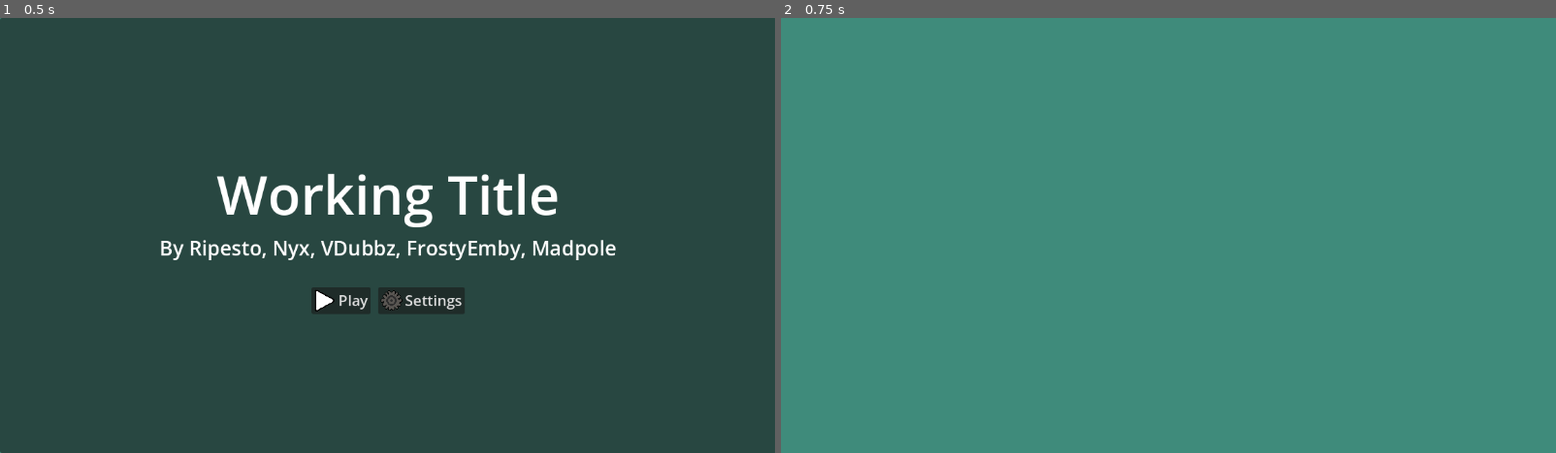
Above: before the commit, frames 1-2 (left to right).
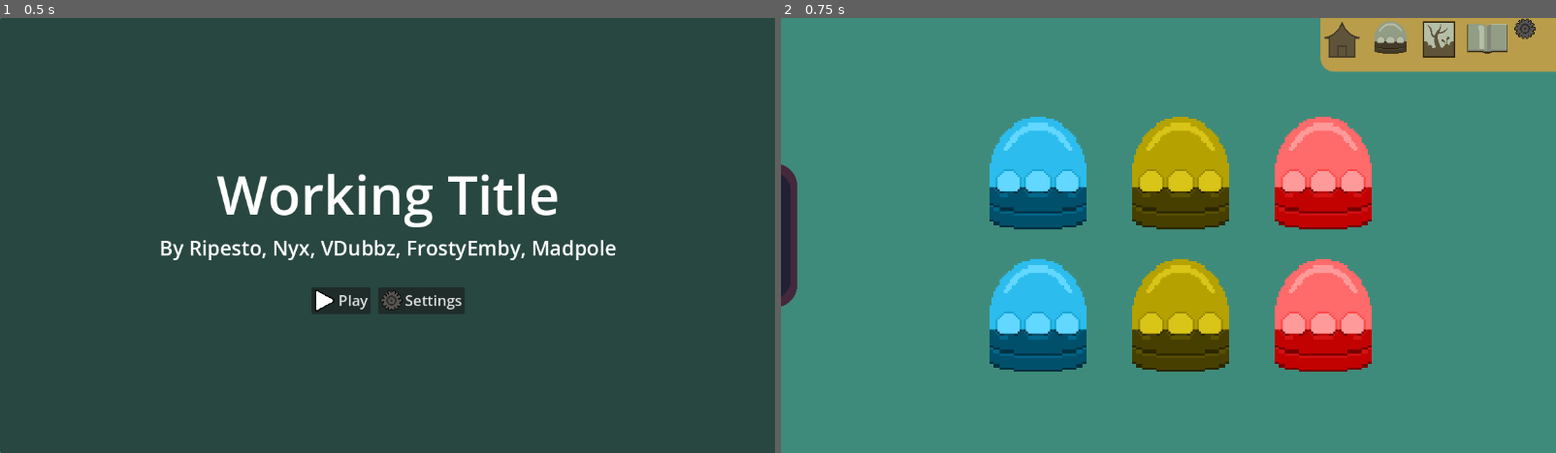
Above: after the commit, the same moments.

Repository: FrostyEmby/cafe-dot-secret-ingredient
Game: Godot game, scene res://scenes/main_menu.tscn
Two runs of this game, one before a commit and one after it. Both use one fixed random seed, a clock stepped at 60 frames per second and the inputs below.
Inputs:
- Up to frame 1 (0.5 s): no input
- Up to frame 2 (0.75 s): click "Play" at 0.5 s

Frame 1 is identical in both runs. In frame 2, 21% of the frame differs, in the area x 0-100%, y 0-82%.

Commit message:
Add files via upload

Diff:
--- /dev/null
+++ b/scenes/egg_shelf.tscn
@@ -0,0 +1,74 @@
+[gd_scene load_steps=3 format=3 uid="uid://dmyqcpyk480dt"]
+
+[ext_resource type="Texture2D" uid="uid://dh0uy78hioto3" path="res://art/props/shelf.png" id="1_j25ug"]
+[ext_resource type="Texture2D" uid="uid://yph5r4u8xt3w" path="res://art/icons/egg1.png" id="2_528ig"]
+
+[node name="Egg shelf" type="Control"]
+custom_minimum_size = Vector2(200, 648)
+layout_mode = 3
+anchors_preset = 4
+anchor_top = 0.5
+anchor_bottom = 0.5
+offset_right = 200.0
+grow_vertical = 2
+size_flags_horizontal = 3
+size_flags_vertical = 3
+
+[node name="TextureRect" type="TextureRect" parent="."]
+layout_mode = 0
+offset_top = 44.0
+offset_right = 200.0
+offset_bottom = 604.0
+texture = ExtResource("1_j25ug")
+
+[node name="ScrollContainer" type="ScrollContainer" parent="."]
+custom_minimum_size = Vector2(0, 560)
+layout_mode = 1
+anchors_preset = 14
+anchor_top = 0.5
+anchor_right = 1.0
+anchor_bottom = 0.5
+grow_horizontal = 2
+grow_vertical = 2
+
+[node name="MarginContainer" type="MarginContainer" parent="ScrollContainer"]
+layout_direction = 1
+layout_mode = 2
+size_flags_horizontal = 3
+size_flags_vertical = 3
+theme_override_constants/margin_left = 20
+theme_override_constants/margin_top = 20
+theme_override_constants/margin_right = 20
+theme_override_constants/margin_bottom = 20
+
+[node name="GridContainer" type="GridContainer" parent="ScrollContainer/MarginContainer"]
+layout_mode = 2
+size_flags_horizontal = 3
+size_flags_vertical = 3
+columns = 2
+
+[node name="TextureRect" type="TextureRect" parent="ScrollContainer/MarginContainer/GridContainer"]
+layout_mode = 2
+texture = ExtResource("2_528ig")
+
+[node name="TextureRect2" type="TextureRect" parent="ScrollContainer/MarginContainer/GridContainer"]
+layout_mode = 2
+texture = ExtResource("2_528ig")
+
+[node name="TextureRect3" type="TextureRect" parent="ScrollContainer/MarginContainer/GridContainer"]
+layout_mode = 2
+texture = ExtResource("2_528ig")
+
+[node name="TextureRect4" type="TextureRect" parent="ScrollContainer/MarginContainer/GridContainer"]
+layout_mode = 2
+texture = ExtResource("2_528ig")
+
+[node name="TextureRect5" type="TextureRect" parent="ScrollContainer/MarginContainer/GridContainer"]
+layout_mode = 2
+texture = ExtResource("2_528ig")
+
+[node name="BoxContainer" type="BoxContainer" parent="."]
+custom_minimum_size = Vector2(200, 648)
+layout_mode = 0
+offset_right = 40.0
+offset_bottom = 40.0
--- a/scenes/incubator.tscn
+++ b/scenes/incubator.tscn
@@ -1,5 +1,303 @@
-[gd_scene format=3 uid="uid://csy6oy6sctiow"]
+[gd_scene load_steps=21 format=3 uid="uid://csy6oy6sctiow"]
+
+[ext_resource type="Texture2D" uid="uid://bunldmv1vprgp" path="res://art/icons/shelf_dragger.png" id="1_7tas0"]
+[ext_resource type="Texture2D" uid="uid://dhv7ticowig" path="res://art/icons/home.png" id="1_evyon"]
+[ext_resource type="Texture2D" uid="uid://dh0uy78hioto3" path="res://art/props/shelf.png" id="1_qigmh"]
+[ext_resource type="Texture2D" uid="uid://yph5r4u8xt3w" path="res://art/icons/egg1.png" id="2_0l4kl"]
+[ext_resource type="Texture2D" uid="uid://bt11rdadjevpq" path="res://art/icons/incubator.png" id="2_3t0ey"]
+[ext_resource type="Texture2D" uid="uid://c8l1b328e07o3" path="res://art/icons/terrarium.png" id="3_7e0uq"]
+[ext_resource type="Texture2D" uid="uid://c5dtqxisv1of5" path="res://art/icons/home_hover.png" id="4_268c8"]
+[ext_resource type="Texture2D" uid="uid://v10nhsvrlxpn" path="res://art/icons/bestiary.png" id="4_jthp8"]
+[ext_resource type="Texture2D" uid="uid://cgn6g6ykgffnx" path="res://art/icons/gear.png" id="5_bhy05"]
+[ext_resource type="Texture2D" uid="uid://dvf5vhulucklh" path="res://art/icons/incubator_hover.png" id="6_7tas0"]
+[ext_resource type="Texture2D" uid="uid://cju3g4q1ifvup" path="res://art/props/incubator-cold.png" id="7_qigmh"]
+[ext_resource type="Texture2D" uid="uid://d2nso4xrnpncn" path="res://art/props/incubator-mid.png" id="8_0l4kl"]
+[ext_resource type="Texture2D" uid="uid://6v2am15t0fgw" path="res://art/icons/terrarium_hover.png" id="8_ic351"]
+[ext_resource type="Texture2D" uid="uid://bp6cqy3js0d2j" path="res://art/props/incubator-hot.png" id="9_tvefn"]
+[ext_resource type="Texture2D" uid="uid://dqr2h3xlcovdu" path="res://art/icons/bestiary_hover.png" id="10_yturw"]
+
+[sub_resource type="StyleBoxEmpty" id="StyleBoxEmpty_ic351"]
+
+[sub_resource type="StyleBoxFlat" id="StyleBoxFlat_qigmh"]
+bg_color = Color(0.7271216, 0.61423296, 0.29493418, 1)
+corner_radius_bottom_left = 20
+
+[sub_resource type="StyleBoxEmpty" id="StyleBoxEmpty_oh3qu"]
+
+[sub_resource type="StyleBoxEmpty" id="StyleBoxEmpty_268c8"]
+
+[sub_resource type="StyleBoxEmpty" id="StyleBoxEmpty_7tas0"]
 
 [node name="Incubator" type="Control"]
 layout_mode = 3
 anchors_preset = 0
+
+[node name="BoxContainer" type="BoxContainer" parent="."]
+layout_mode = 1
+offset_left = -176.0
+offset_right = 1152.0
+offset_bottom = 648.0
+
+[node name="HSplitContainer" type="HSplitContainer" parent="BoxContainer"]
+texture_filter = 1
+layout_mode = 2
+size_flags_horizontal = 3
+theme_override_icons/touch_dragger = ExtResource("1_7tas0")
+theme_override_styles/split_bar_background = SubResource("StyleBoxEmpty_ic351")
+split_offset = 200
+dragger_visibility = 1
+touch_dragger_enabled = true
+drag_area_margin_begin = -80
+drag_area_offset = -18
+
+[node name="MarginContainer" type="MarginContainer" parent="BoxContainer/HSplitContainer"]
+custom_minimum_size = Vector2(200, 0)
+layout_mode = 2
+
+[node name="Egg shelf" type="Control" parent="BoxContainer/HSplitContainer/MarginContainer"]
+custom_minimum_size = Vector2(200, 648)
+layout_mode = 2
+size_flags_horizontal = 8
+size_flags_vertical = 3
+
+[node name="TextureRect" type="TextureRect" parent="BoxContainer/HSplitContainer/MarginContainer/Egg shelf"]
+texture_filter = 1
+layout_mode = 0
+offset_top = 44.0
+offset_right = 200.0
+offset_bottom = 604.0
+texture = ExtResource("1_qigmh")
+
+[node name="ScrollContainer" type="ScrollContainer" parent="BoxContainer/HSplitContainer/MarginContainer/Egg shelf"]
+custom_minimum_size = Vector2(0, 540)
+layout_direction = 3
+layout_mode = 1
+anchors_preset = 14
+anchor_top = 0.5
+anchor_right = 1.0
+anchor_bottom = 0.5
+grow_horizontal = 2
+grow_vertical = 2
+
+[node name="MarginContainer" type="MarginContainer" parent="BoxContainer/HSplitContainer/MarginContainer/Egg shelf/ScrollContainer"]
+layout_direction = 1
+layout_mode = 2
+size_flags_horizontal = 3
+size_flags_vertical = 3
+theme_override_constants/margin_left = 10
+theme_override_constants/margin_right = 20
+theme_override_constants/margin_bottom = 20
+
+[node name="GridContainer" type="GridContainer" parent="BoxContainer/HSplitContainer/MarginContainer/Egg shelf/ScrollContainer/MarginContainer"]
+custom_minimum_size = Vector2(0, 560)
+layout_mode = 2
+size_flags_horizontal = 3
+size_flags_vertical = 3
+columns = 2
+
+[node name="TextureRect" type="TextureRect" parent="BoxContainer/HSplitContainer/MarginContainer/Egg shelf/ScrollContainer/MarginContainer/GridContainer"]
+texture_filter = 1
+layout_mode = 2
+texture = ExtResource("2_0l4kl")
+
+[node name="TextureRect2" type="TextureRect" parent="BoxContainer/HSplitContainer/MarginContainer/Egg shelf/ScrollContainer/MarginContainer/GridContainer"]
+texture_filter = 1
+layout_mode = 2
+texture = ExtResource("2_0l4kl")
+
+[node name="TextureRect3" type="TextureRect" parent="BoxContainer/HSplitContainer/MarginContainer/Egg shelf/ScrollContainer/MarginContainer/GridContainer"]
+texture_filter = 1
+layout_mode = 2
+texture = ExtResource("2_0l4kl")
+
+[node name="TextureRect4" type="TextureRect" parent="BoxContainer/HSplitContainer/MarginContainer/Egg shelf/ScrollContainer/MarginContainer/GridContainer"]
+texture_filter = 1
+layout_mode = 2
+texture = ExtResource("2_0l4kl")
+
+[node name="TextureRect5" type="TextureRect" parent="BoxContainer/HSplitContainer/MarginContainer/Egg shelf/ScrollContainer/MarginContainer/GridContainer"]
+texture_filter = 1
+layout_mode = 2
+texture = ExtResource("2_0l4kl")
+
+[node name="TextureRect6" type="TextureRect" parent="BoxContainer/HSplitContainer/MarginContainer/Egg shelf/ScrollContainer/MarginContainer/GridContainer"]
+texture_filter = 1
+layout_mode = 2
+texture = ExtResource("2_0l4kl")
+
+[node name="TextureRect7" type="TextureRect" parent="BoxContainer/HSplitContainer/MarginContainer/Egg shelf/ScrollContainer/MarginContainer/GridContainer"]
+texture_filter = 1
+layout_mode = 2
+texture = ExtResource("2_0l4kl")
+
+[node name="TextureRect8" type="TextureRect" parent="BoxContainer/HSplitContainer/MarginContainer/Egg shelf/ScrollContainer/MarginContainer/GridContainer"]
+texture_filter = 1
+layout_mode = 2
+texture = ExtResource("2_0l4kl")
+
+[node name="TextureRect9" type="TextureRect" parent="BoxContainer/HSplitContainer/MarginContainer/Egg shelf/ScrollContainer/MarginContainer/GridContainer"]
+texture_filter = 1
+layout_mode = 2
+texture = ExtResource("2_0l4kl")
+
+[node name="TextureRect10" type="TextureRect" parent="BoxContainer/HSplitContainer/MarginContainer/Egg shelf/ScrollContainer/MarginContainer/GridContainer"]
+texture_filter = 1
+layout_mode = 2
+texture = ExtResource("2_0l4kl")
+
+[node name="TextureRect11" type="TextureRect" parent="BoxContainer/HSplitContainer/MarginContainer/Egg shelf/ScrollContainer/MarginContainer/GridContainer"]
+texture_filter = 1
+layout_mode = 2
+texture = ExtResource("2_0l4kl")
+
+[node name="TextureRect12" type="TextureRect" parent="BoxContainer/HSplitContainer/MarginContainer/Egg shelf/ScrollContainer/MarginContainer/GridContainer"]
+texture_filter = 1
+layout_mode = 2
+texture = ExtResource("2_0l4kl")
+
+[node name="TextureRect13" type="TextureRect" parent="BoxContainer/HSplitContainer/MarginContainer/Egg shelf/ScrollContainer/MarginContainer/GridContainer"]
+texture_filter = 1
+layout_mode = 2
+texture = ExtResource("2_0l4kl")
+
+[node name="TextureRect14" type="TextureRect" parent="BoxContainer/HSplitContainer/MarginContainer/Egg shelf/ScrollContainer/MarginContainer/GridContainer"]
+texture_filter = 1
+layout_mode = 2
+texture = ExtResource("2_0l4kl")
+
+[node name="TextureRect15" type="TextureRect" parent="BoxContainer/HSplitContainer/MarginContainer/Egg shelf/ScrollContainer/MarginContainer/GridContainer"]
+texture_filter = 1
+layout_mode = 2
+texture = ExtResource("2_0l4kl")
+
+[node name="TextureRect16" type="TextureRect" parent="BoxContainer/HSplitContainer/MarginContainer/Egg shelf/ScrollContainer/MarginContainer/GridContainer"]
+texture_filter = 1
+layout_mode = 2
+texture = ExtResource("2_0l4kl")
+
+[node name="TextureRect17" type="TextureRect" parent="BoxContainer/HSplitContainer/MarginContainer/Egg shelf/ScrollContainer/MarginContainer/GridContainer"]
+texture_filter = 1
+layout_mode = 2
+texture = ExtResource("2_0l4kl")
+
+[node name="MarginContainer2" type="MarginContainer" parent="BoxContainer/HSplitContainer"]
+custom_minimum_size = Vector2(952, 0)
+layout_mode = 2
+size_flags_horizontal = 3
+
+[node name="Panel" type="Panel" parent="BoxContainer/HSplitContainer/MarginContainer2"]
+custom_minimum_size = Vector2(350, 80)
+layout_mode = 2
+size_flags_horizontal = 8
+size_flags_vertical = 0
+theme_override_styles/panel = SubResource("StyleBoxFlat_qigmh")
+
+[node name="HBoxContainer" type="HBoxContainer" parent="BoxContainer/HSplitContainer/MarginContainer2/Panel"]
+layout_mode = 1
+anchors_preset = 15
+anchor_right = 1.0
+anchor_bottom = 1.0
+grow_horizontal = 2
+grow_vertical = 2
+theme_override_constants/separation = 8
+
+[node name="Button" type="TextureButton" parent="BoxContainer/HSplitContainer/MarginContainer2/Panel/HBoxContainer"]
+texture_filter = 1
+layout_mode = 2
+size_flags_horizontal = 4
+texture_normal = ExtResource("1_evyon")
+texture_hover = ExtResource("4_268c8")
+texture_focused = ExtResource("4_268c8")
+
+[node name="Button2" type="TextureButton" parent="BoxContainer/HSplitContainer/MarginContainer2/Panel/HBoxContainer"]
+texture_filter = 1
+layout_mode = 2
+size_flags_horizontal = 4
+texture_normal = ExtResource("2_3t0ey")
+texture_hover = ExtResource("6_7tas0")
+texture_focused = ExtResource("6_7tas0")
+
+[node name="Button3" type="TextureButton" parent="BoxContainer/HSplitContainer/MarginContainer2/Panel/HBoxContainer"]
+texture_filter = 1
+layout_mode = 2
+size_flags_horizontal = 4
+texture_normal = ExtResource("3_7e0uq")
+texture_hover = ExtResource("8_ic351")
+texture_focused = ExtResource("8_ic351")
+
+[node name="Button4" type="TextureButton" parent="BoxContainer/HSplitContainer/MarginContainer2/Panel/HBoxContainer"]
+texture_filter = 1
+layout_mode = 2
+size_flags_horizontal = 4
+texture_normal = ExtResource("4_jthp8")
+texture_hover = ExtResource("10_yturw")
+texture_focused = ExtResource("10_yturw")
+
+[node name="Button5" type="TextureButton" parent="BoxContainer/HSplitContainer/MarginContainer2/Panel/HBoxContainer"]
+texture_filter = 1
+layout_mode = 2
+size_flags_horizontal = 4
+texture_normal = ExtResource("5_bhy05")
+
+[node name="MarginContainer" type="MarginContainer" parent="BoxContainer/HSplitContainer/MarginContainer2"]
+layout_mode = 2
+theme_override_constants/margin_left = 10
+theme_override_constants/margin_top = 30
+theme_override_constants/margin_right = 10
+theme_override_constants/margin_bottom = 10
+
+[node name="GridContainer" type="GridContainer" parent="BoxContainer/HSplitContainer/MarginContainer2/MarginContainer"]
+layout_mode = 2
+size_flags_horizontal = 4
+size_flags_vertical = 4
+theme_override_constants/h_separation = 20
+theme_override_constants/v_separation = 20
+columns = 5
+
+[node name="panel" type="Panel" parent="BoxContainer/HSplitContainer/MarginContainer2/MarginContainer/GridContainer"]
+custom_minimum_size = Vector2(128, 128)
+layout_mode = 2
+theme_override_styles/panel = SubResource("StyleBoxEmpty_oh3qu")
+
+[node name="TextureRect" type="TextureRect" parent="BoxContainer/HSplitContainer/MarginContainer2/MarginContainer/GridContainer"]
+texture_filter = 1
+layout_mode = 2
+texture = ExtResource("7_qigmh")
+stretch_mode = 3
+
+[node name="TextureRect2" type="TextureRect" parent="BoxContainer/HSplitContainer/MarginContainer2/MarginContainer/GridContainer"]
+texture_filter = 1
+layout_mode = 2
+texture = ExtResource("8_0l4kl")
+stretch_mode = 3
+
+[node name="TextureRect3" type="TextureRect" parent="BoxContainer/HSplitContainer/MarginContainer2/MarginContainer/GridContainer"]
+texture_filter = 1
+layout_mode = 2
+texture = ExtResource("9_tvefn")
+stretch_mode = 3
+
+[node name="Panel" type="Panel" parent="BoxContainer/HSplitContainer/MarginContainer2/MarginContainer/GridContainer"]
+custom_minimum_size = Vector2(128, 0)
+layout_mode = 2
+theme_override_styles/panel = SubResource("StyleBoxEmpty_268c8")
+
+[node name="Panel2" type="Panel" parent="BoxContainer/HSplitContainer/MarginContainer2/MarginContainer/GridContainer"]
+custom_minimum_size = Vector2(128, 0)
+layout_mode = 2
+theme_override_styles/panel = SubResource("StyleBoxEmpty_7tas0")
+
+[node name="TextureRect4" type="TextureRect" parent="BoxContainer/HSplitContainer/MarginContainer2/MarginContainer/GridContainer"]
+texture_filter = 1
+layout_mode = 2
+texture = ExtResource("7_qigmh")
+
+[node name="TextureRect5" type="TextureRect" parent="BoxContainer/HSplitContainer/MarginContainer2/MarginContainer/GridContainer"]
+texture_filter = 1
+layout_mode = 2
+texture = ExtResource("8_0l4kl")
+
+[node name="TextureRect6" type="TextureRect" parent="BoxContainer/HSplitContainer/MarginContainer2/MarginContainer/GridContainer"]
+texture_filter = 1
+layout_mode = 2
+texture = ExtResource("9_tvefn")
